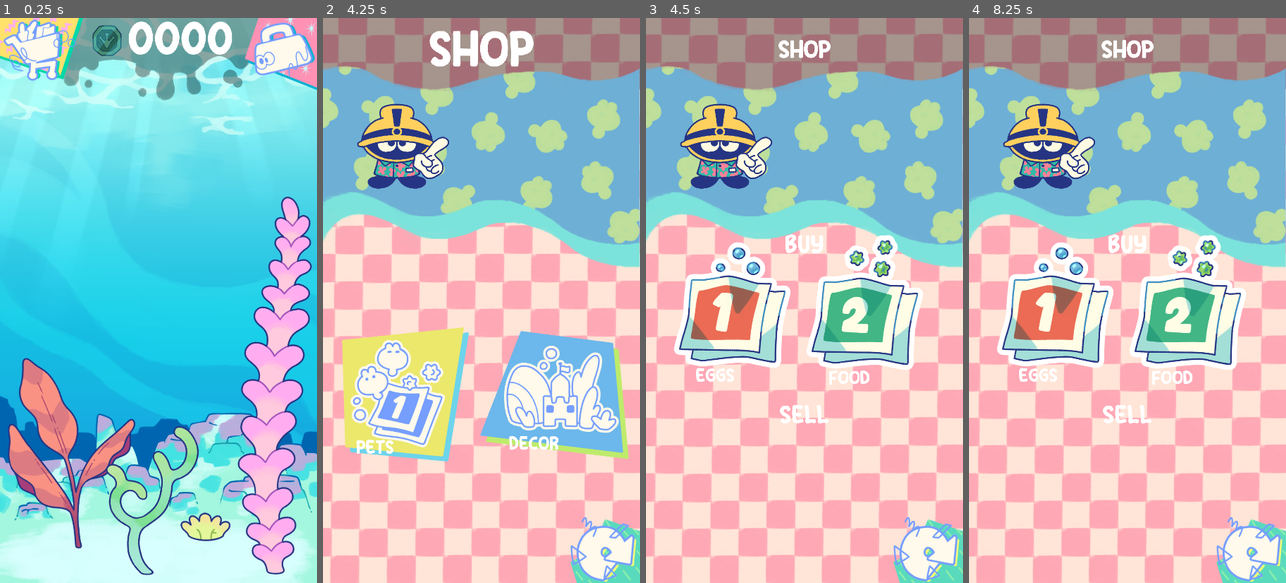
Above: before the commit, frames 1-4 (left to right).
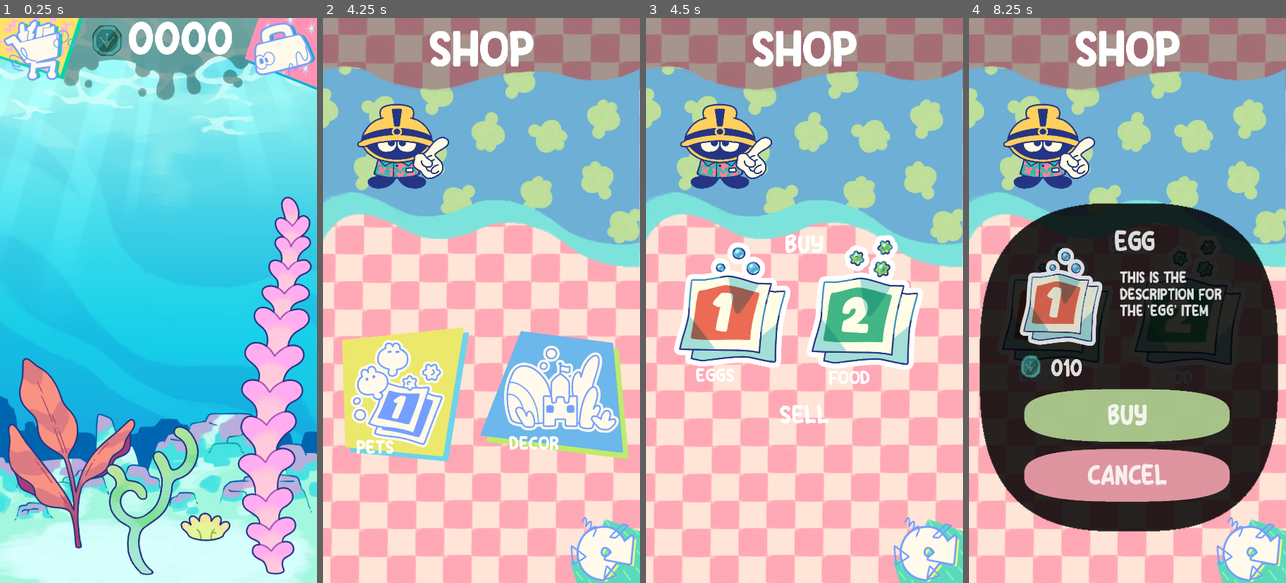
Above: after the commit, the same moments.

Repository: jespaepae/Subzoos
Game: Godot game, scene res://scenes/Game.tscn
The game is run twice, just before and just after one commit, with the same random seed, the same clock (stepped at 60 frames per second) and the same inputs. Sound files missing from this copy of the repository are replaced by a short silence.
Inputs (mouse positions are in pixels of both pictures, inside the frame that each line leads up to):
- Up to frame 1 (0.25 s): no input
- Up to frame 2 (4.25 s): click (380, 51) at 0.5 s; click (598, 543) at 1.25 s; click (595, 63) at 2 s; click (605, 543) at 2.75 s; click (380, 51) at 3.5 s
- Up to frame 3 (4.5 s): click "PETS" at 4.25 s
- Up to frame 4 (8.25 s): click (1244, 543) at 5 s; click "DECOR" at 5.75 s; click (1244, 543) at 6.5 s; click "PETS" at 7.25 s; click "EGGS" at 8 s

Frames 1-2 are identical in both runs. In frame 3, 1.2% of the frame differs, in the area x 33-67%, y 2-9%; in frame 4, 49%, in the area x 3-98%, y 2-91%.

Commit message:
PopUp added when you try to buy eggs or food

Diff:
--- a/save/save_file.gd
+++ b/save/save_file.gd
@@ -89,7 +89,20 @@
 				"file": "res://assets/images/tank floor/tank floor 7.png",
 				"number": 1
 			},
-			]
+			],
+			"shop_items": [ {
+				"name": "Egg",
+				"description": "This is the description for the 'Egg' Item",
+				"price": 10,
+				"file": "res://assets/images/menus and ui/eggs icon.png"
+			},
+			{
+				"name": "Food",
+				"description": "This is the description for the 'Food' Item (I'm so creative xd)",
+				"price": 5,
+				"file": "res://assets/images/menus and ui/food icon.png"
+			},
+			],
 		}
 		save_data()
 	file.open(SAVE_FILE, File.READ)
--- a/scenes/Game.tscn
+++ b/scenes/Game.tscn
@@ -162,6 +162,7 @@
 scale = Vector2( 0.186441, 0.186441 )
 frames = ExtResource( 7 )
 animation = "bubbles"
+frame = 1
 playing = true
 
 [node name="CollisionShape2D" type="CollisionShape2D" parent="Bubbles"]
--- a/scenes/Pets.tscn
+++ b/scenes/Pets.tscn
@@ -9,6 +9,10 @@
 [ext_resource path="res://assets/images/menus and ui/shellman.png" type="Texture" id=7]
 [ext_resource path="res://assets/images/menus and ui/eggs icon.png" type="Texture" id=8]
 [ext_resource path="res://assets/images/menus and ui/food icon.png" type="Texture" id=9]
+[ext_resource path="res://assets/images/menus and ui/inventory slot - 2.png" type="Texture" id=10]
+[ext_resource path="res://assets/images/menus and ui/inventory slot - 2 (green).png" type="Texture" id=11]
+[ext_resource path="res://assets/images/menus and ui/inventory slot - 2 (red).png" type="Texture" id=12]
+[ext_resource path="res://assets/images/menus and ui/coin.png" type="Texture" id=13]
 
 [sub_resource type="GDScript" id=2]
 script/source = "extends Node
@@ -17,10 +21,13 @@
 # Declare member variables here. Examples:
 onready var ShopTitle = $ShopTitle
 onready var game_data = SaveFile.game_data
+onready var EggsButton = $EggsButton
+onready var FoodButton = $FoodButton
 onready var EggsLabel = $EggsButton/EggsLabel
 onready var FoodLabel = $FoodButton/FoodLabel
 onready var BuyTitle = $BuyTitle
 onready var SellTitle = $SellTitle
+onready var shop_item
 
 # Called when the node enters the scene tree for the first time.
 func _ready():
@@ -32,30 +39,30 @@
 	self.load_sea_monkeys_to_sell()
 
 func set_font_size(label, size):
-	var font = label.get_font(\"font\")
-	font.size = size
+	var dynamic_font = DynamicFont.new()
+	dynamic_font.font_data = load(\"res://fonts/Sugar Snow.ttf\")
+	dynamic_font.size = size
+	label.add_font_override(\"font\", dynamic_font)
 
 func _on_BackButton_pressed():
-	MusicController.play_ui_clic()
-	self.change_to_scene(\"res://scenes/Shop.tscn\")
+	var PopUpSprite = self.get_node_or_null(\"PopUpSprite\")
+	if(!is_instance_valid(PopUpSprite)):
+		MusicController.play_ui_clic()
+		self.change_to_scene(\"res://scenes/Shop.tscn\")
 
 func change_to_scene(scene):
 	if get_tree().change_scene(scene) != OK:
 		print (\"An unexpected error occured when trying to switch to\" + scene + \"scene\")
 
 func _on_EggsButton_pressed():
-	if(game_data.money >= 10):
-		MusicController.play_cling_sf()
-		game_data.eggs += 1
-		self.substract_money(10)
-		SaveFile.save_data()
+	var PopUpSprite = self.get_node_or_null(\"PopUpSprite\")
+	if(!is_instance_valid(PopUpSprite)):
+		pop_up(EggsButton.texture_normal.get_path())
 
 func _on_FoodButton_pressed():
-	if(game_data.money >= 5):
-		MusicController.play_cling_sf()
-		game_data.food += 1
-		self.substract_money(5)
-		SaveFile.save_data()
+	var PopUpSprite = self.get_node_or_null(\"PopUpSprite\")
+	if(!is_instance_valid(PopUpSprite)):
+		pop_up(FoodButton.texture_normal.get_path())
 
 func load_sea_monkeys_to_sell():
 	var GridContainerNode = self.get_node(\"ScrollContainer/HBoxContainer\")
@@ -91,6 +98,166 @@
 			SlotNode.add_child(TextureButtonNode)
 			GridContainerNode.add_child(SlotNode)
 
+func pop_up(item_file):
+	# Create Nodes
+	var PopUpSprite = Sprite.new()
+	var ItemSprite = Sprite.new()
+	var CoinSprite = Sprite.new()
+	var BuyTextureButton = TextureButton.new()
+	var CancelTextureButton = TextureButton.new()
+	var BuyLabel = Label.new()
+	var MoneyLabel = Label.new()
+	var CancelLabel = Label.new()
+	var ItemLabel = Label.new()
+	var DescriptionLabel = Label.new()
+	var dynamic_font = DynamicFont.new()
+
+	for item in game_data.shop_items:
+		if item.file == item_file:
+			shop_item = item
+			break;
+
+	# PopUpSprite Configuration
+	PopUpSprite.name = \"PopUpSprite\"
+	PopUpSprite.texture = load(\"res://assets/images/menus and ui/inventory slot - 2.png\")
+	PopUpSprite.modulate.a = 0.85
+	PopUpSprite.position.x = 554
+	PopUpSprite.position.y = 1206.719
+	PopUpSprite.scale.x = 2.347
+	PopUpSprite.scale.y = 2.578
+
+	# ItemSprite Configuration
+	ItemSprite.texture = load(shop_item.file)
+	ItemSprite.position.x = -100.538
+	ItemSprite.position.y = -97.645
+	ItemSprite.scale.x = 0.302
+	ItemSprite.scale.y = 0.303
+
+	# CoinSprite Configuration
+	CoinSprite.texture = load(\"res://assets/images/menus and ui/coin.png\")
+	CoinSprite.position.x = -152.808
+	CoinSprite.position.y = 292.08
+	CoinSprite.scale.x = 0.956
+	CoinSprite.scale.y = 0.953
+
+	# BuyTextureButton Configuration
+	BuyTextureButton.expand = true
+	BuyTextureButton.texture_normal = load(\"res://assets/images/menus and ui/inventory slot - 2 (green).png\")
+	BuyTextureButton.margin_left = -172
+	BuyTextureButton.margin_top = 17
+	BuyTextureButton.margin_right = 165
+	BuyTextureButton.margin_bottom = 95
+	BuyTextureButton.rect_position.x = -172.96
+	BuyTextureButton.rect_position.y = 17.572
+	BuyTextureButton.rect_size.x = 338
+	BuyTextureButton.rect_size.y = 78
+	BuyTextureButton.rect_pivot_offset.x = 200.225
+	BuyTextureButton.rect_pivot_offset.y = 38.964
+	BuyTextureButton.emit_signal(\"pressed\")
+	BuyTextureButton.set_script(load(\"res://scenes/ShopItem.gd\"))
+
+	# CancelTextureButton Configuration
+	CancelTextureButton.expand = true
+	CancelTextureButton.texture_normal = load(\"res://assets/images/menus and ui/inventory slot - 2 (red).png\")
+	CancelTextureButton.margin_left = -172
+	CancelTextureButton.margin_top = 97
+	CancelTextureButton.margin_right = 165
+	CancelTextureButton.margin_bottom = 175
+	CancelTextureButton.rect_position.x = -172.96
+	CancelTextureButton.rect_position.y = 97.072
+	CancelTextureButton.rect_size.x = 338
+	CancelTextureButton.rect_size.y = 78
+	CancelTextureButton.rect_pivot_offset.x = 200.225
+	CancelTextureButton.rect_pivot_offset.y = 38.964
+	CancelTextureButton.emit_signal(\"pressed\")
+	CancelTextureButton.set_script(load(\"res://scenes/ShopItem.gd\"))
+
+	# BuyLabel Configuration
+	BuyLabel.text = \"Buy\"
+	BuyLabel.align = Label.ALIGN_CENTER
+	BuyLabel.valign = Label.VALIGN_CENTER
+	BuyLabel.margin_left = 0
+	BuyLabel.margin_top = 0
+	BuyLabel.margin_right = 334
+	BuyLabel.margin_bottom = 76
+	BuyLabel.rect_position.x = 0
+	BuyLabel.rect_position.y = 0
+	BuyLabel.rect_size.x = 334
+	BuyLabel.rect_size.y = 76
+	dynamic_font.font_data = load(\"res://fonts/Sugar Snow.ttf\")
+	dynamic_font.size = 35
+	BuyLabel.add_font_override(\"font\", dynamic_font)
+
+	# CancelLabel Configuration
+	CancelLabel.text = \"Cancel\"
+	CancelLabel.align = Label.ALIGN_CENTER
+	CancelLabel.valign = Label.VALIGN_CENTER
+	CancelLabel.margin_left = 0
+	CancelLabel.margin_top = 0
+	CancelLabel.margin_right = 334
+	CancelLabel.margin_bottom = 76
+	CancelLabel.rect_position.x = 0
+	CancelLabel.rect_position.y = 0
+	CancelLabel.rect_size.x = 334
+	CancelLabel.rect_size.y = 76
+	dynamic_font.font_data = load(\"res://fonts/Sugar Snow.ttf\")
+	dynamic_font.size = 35
+	CancelLabel.add_font_override(\"font\", dynamic_font)
+
+	# ItemLabel Configuration
+	ItemLabel.text = shop_item.name
+	ItemLabel.align = Label.ALIGN_CENTER
+	ItemLabel.valign = Label.VALIGN_CENTER
+	ItemLabel.autowrap = true
+	ItemLabel.margin_left = -80
+	ItemLabel.margin_top = -203
+	ItemLabel.margin_right = 100
+	ItemLabel.margin_bottom = -153
+	ItemLabel.rect_position.x = -85.516
+	ItemLabel.rect_position.y = -213.933
+	ItemLabel.rect_size.x = 181
+	ItemLabel.rect_size.y = 50
+	self.set_font_size(ItemLabel, 35)
+
+	# DescriptionLabel Configuration
+	DescriptionLabel.text = shop_item.description
+	DescriptionLabel.autowrap = true
+	DescriptionLabel.margin_left = -17
+	DescriptionLabel.margin_top = -136
+	DescriptionLabel.margin_right = 165
+	DescriptionLabel.margin_bottom = 3
+	DescriptionLabel.rect_position.x = -17
+	DescriptionLabel.rect_position.y = -136
+	DescriptionLabel.rect_size.x = 182
+	DescriptionLabel.rect_size.y = 139
+	self.set_font_size(DescriptionLabel, 20)
+
+	# MoneyLabel Configuration
+	MoneyLabel.text = \"%03d\" % shop_item.price
+	MoneyLabel.valign = Label.VALIGN_CENTER
+	MoneyLabel.margin_left = -56
+	MoneyLabel.margin_top = 249
+	MoneyLabel.margin_right = 177
+	MoneyLabel.margin_bottom = 352
+	MoneyLabel.rect_position.x = -56.465
+	MoneyLabel.rect_position.y = 249.804
+	MoneyLabel.rect_size.x = 234
+	MoneyLabel.rect_size.y = 103
+	self.set_font_size(MoneyLabel, 100)
+
+	# Join all Nodes
+	ItemSprite.add_child(CoinSprite)
+	ItemSprite.add_child(MoneyLabel)
+	BuyTextureButton.add_child(BuyLabel)
+	PopUpSprite.add_child(BuyTextureButton)
+	CancelTextureButton.add_child(CancelLabel)
+	PopUpSprite.add_child(CancelTextureButton)
+	PopUpSprite.add_child(ItemSprite)
+	PopUpSprite.add_child(ItemLabel)
+	PopUpSprite.add_child(DescriptionLabel)
+	self.add_child(PopUpSprite)
+
+
 func substract_money(q):
 	game_data.money -= q
 "
@@ -198,6 +365,81 @@
 
 [node name="HBoxContainer" type="HBoxContainer" parent="ScrollContainer"]
 
+[node name="PopUpSpritePrueba" type="Sprite" parent="."]
+visible = false
+modulate = Color( 1, 1, 1, 0.917647 )
+position = Vector2( 554, 1206.72 )
+scale = Vector2( 2.34736, 2.5779 )
+texture = ExtResource( 10 )
+
+[node name="BuyTextureButton" type="TextureButton" parent="PopUpSpritePrueba"]
+margin_left = -172.96
+margin_top = 17.5719
+margin_right = 165.04
+margin_bottom = 95.5719
+rect_pivot_offset = Vector2( 200.225, 38.9638 )
+texture_normal = ExtResource( 11 )
+expand = true
+
+[node name="BuyLabel" type="Label" parent="PopUpSpritePrueba/BuyTextureButton"]
+margin_right = 334.0
+margin_bottom = 76.0
+text = "Buy"
+align = 1
+valign = 1
+
+[node name="ItemSprite" type="Sprite" parent="PopUpSpritePrueba"]
+position = Vector2( -100.538, -97.6449 )
+scale = Vector2( 0.301794, 0.302807 )
+texture = ExtResource( 8 )
+
+[node name="CoinSprite" type="Sprite" parent="PopUpSpritePrueba/ItemSprite"]
+position = Vector2( -138.338, 292.079 )
+scale = Vector2( 0.956153, 0.952954 )
+texture = ExtResource( 13 )
+
+[node name="MoneyLabel" type="Label" parent="PopUpSpritePrueba/ItemSprite"]
+margin_left = -56.4653
+margin_top = 249.804
+margin_right = 177.535
+margin_bottom = 352.804
+text = "005"
+valign = 1
+
+[node name="CancelTextureButton" type="TextureButton" parent="PopUpSpritePrueba"]
+margin_left = -173.812
+margin_top = 97.0275
+margin_right = 164.188
+margin_bottom = 175.027
+rect_pivot_offset = Vector2( 200.225, 38.9638 )
+texture_normal = ExtResource( 12 )
+expand = true
+
+[node name="CancelLabel" type="Label" parent="PopUpSpritePrueba/CancelTextureButton"]
+margin_left = 145.695
+margin_top = 33.4202
+margin_right = 187.695
+margin_bottom = 61.4202
+text = "Cancel"
+
+[node name="ItemLabel" type="Label" parent="PopUpSpritePrueba"]
+margin_left = -80.516
+margin_top = -203.933
+margin_right = 100.484
+margin_bottom = -153.933
+text = "Eggs"
+align = 1
+valign = 1
+autowrap = true
+
+[node name="DescriptionLabel" type="Label" parent="PopUpSpritePrueba"]
+margin_left = -17.0
+margin_top = -136.0
+margin_right = 165.0
+margin_bottom = 3.0
+text = "Eggs that  sdgchkfsd vfvhbsfhjv srvbhf fvsgfruhv vuhriudh"
+autowrap = true
+
 [connection signal="pressed" from="BackButton" to="." method="_on_BackButton_pressed"]
 [connection signal="pressed" from="EggsButton" to="." method="_on_EggsButton_pressed"]
 [connection signal="pressed" from="FoodButton" to="." method="_on_FoodButton_pressed"]
--- /dev/null
+++ b/scenes/ShopItem.gd
@@ -0,0 +1,48 @@
+extends TextureButton
+
+onready var game_data = SaveFile.game_data
+onready var y_pressed = 0
+onready var y_released = 0
+var item_type
+onready var shop_item = self.get_parent().get_parent().shop_item
+
+func _ready():
+	var _button_pressed = self.connect("pressed", self, "_on_TextureButton_pressed")
+
+func _input(event):
+	if event.is_action_pressed("click"):
+		y_pressed = event.position.y
+	elif event.is_action_released("click"):
+		y_released = event.position.y
+
+# Check if the user has scrolled or has pressed the button
+func has_pressed():
+	return abs(y_pressed-y_released) < 20
+
+func change_to_scene(scene):
+	MusicController.play_pop_sf()
+	if get_tree().change_scene(scene) != OK:
+		print ("An unexpected error occured when trying to switch to" + scene + "scene")
+
+func _on_TextureButton_pressed():
+	if(self.has_pressed()):
+		if(self.get_child(0).text == "Buy"):
+			if(game_data.money >= shop_item.price):
+				if(shop_item.name == "Egg"):
+					MusicController.play_cling_sf()
+					game_data.eggs += 1
+					self.substract_money(shop_item.price)
+					SaveFile.save_data()
+				elif(shop_item.name == "Food"):
+					MusicController.play_cling_sf()
+					game_data.food += 1
+					self.substract_money(shop_item.price)
+					SaveFile.save_data()
+				else:
+					pass
+		elif(self.get_child(0).text == "Cancel"):
+			MusicController.play_ui_clic()
+			self.get_parent().queue_free()
+
+func substract_money(q):
+	game_data.money -= q
Binary file added: assets/images/menus and ui/inventory slot - 2 (green).png
Not shown, added: assets/images/menus and ui/inventory slot - 2 (green).png.import
Binary file added: assets/images/menus and ui/inventory slot - 2 (red).png
Not shown, added: assets/images/menus and ui/inventory slot - 2 (red).png.import
Binary file added: assets/images/menus and ui/inventory slot - 2.png
Not shown, added: assets/images/menus and ui/inventory slot - 2.png.import
Not shown: 1 places in scenes/Pets.tscn that only renumber resources
